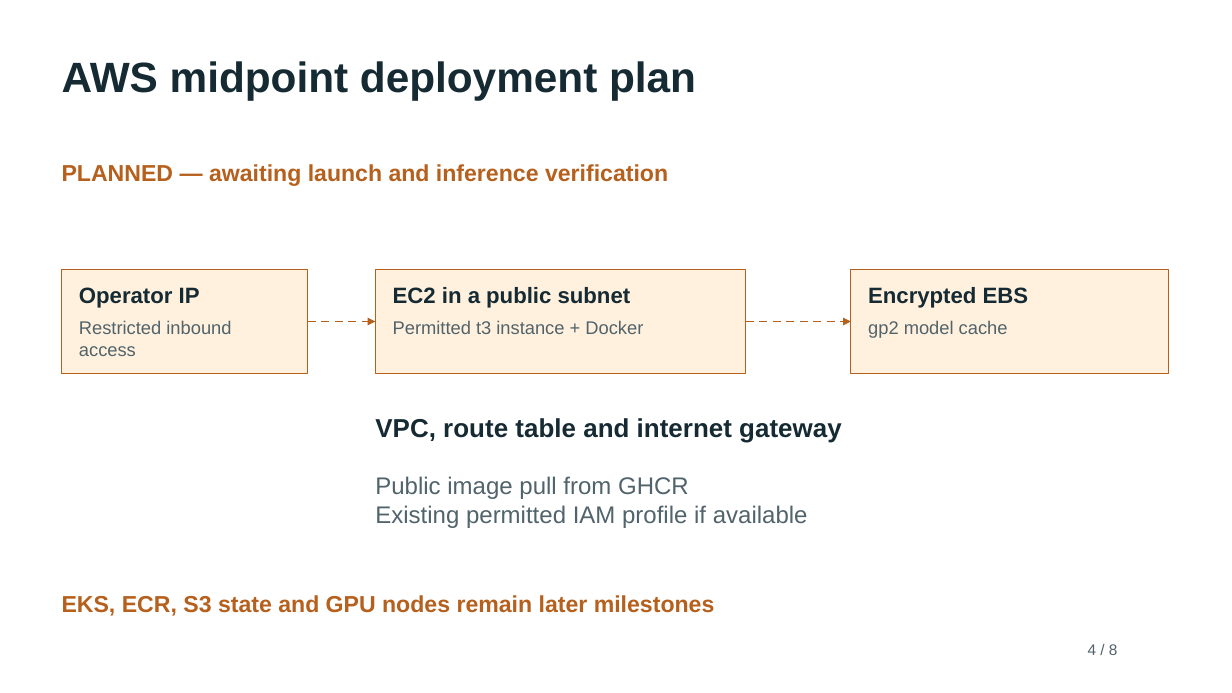
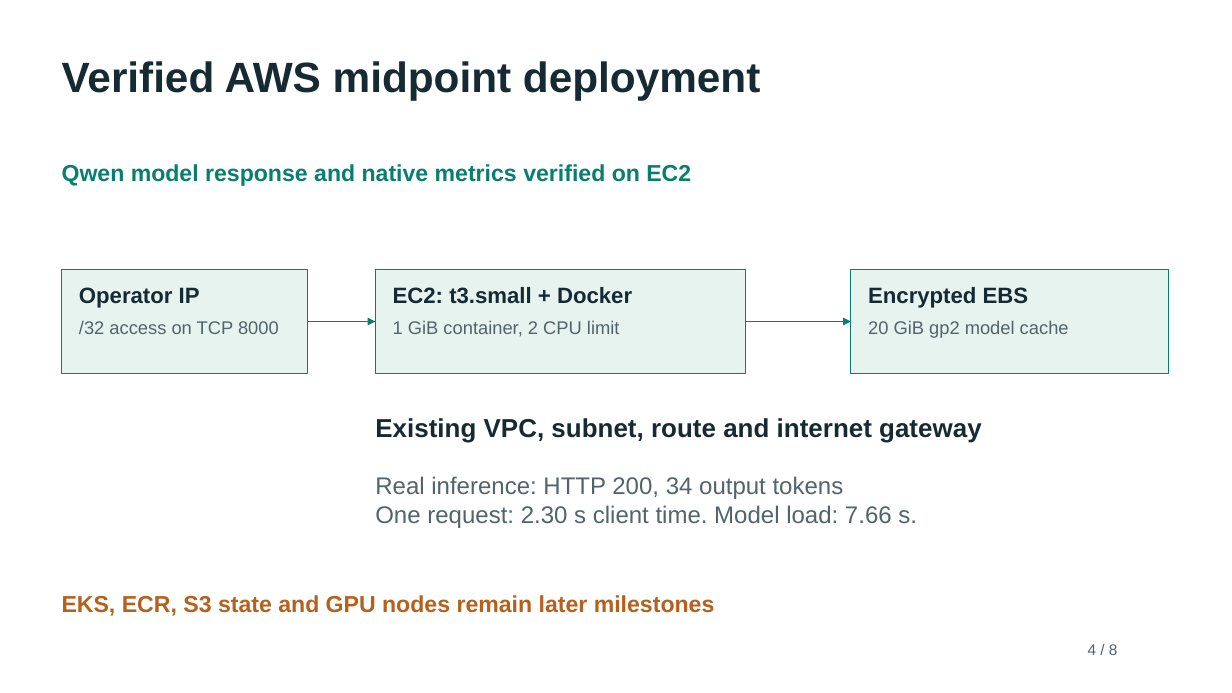
Before and after one commit to johncobio/aiplatform, a slide deck: slide 4 of docs/midpoint/GroupUNKNOWN-aiplatform.pptx. Drawn at 1232x693 pixels with LibreOffice and Linux fonts; fonts in the diff are those of the drawing. Boxes give left, top, right and bottom in pixels: in the first picture for what was removed or moved away, otherwise in the second. Text is boxed around its words. In the diff, an @@ line names an element or a change of style, - is before the commit and + after.

Commit message:
docs: capture verified EC2 demo and midpoint evidence

```diff
--- a/docs/midpoint/GroupUNKNOWN-aiplatform.pptx
+++ b/docs/midpoint/GroupUNKNOWN-aiplatform.pptx
@@ text at box(62, 61, 760, 100): text changed @@
-AWS midpoint deployment plan
+Verified AWS midpoint deployment
@@ text at box(62, 164, 691, 186): text changed; text colour #B6601E to #087E70 @@
-PLANNED — awaiting launch and inference verification
+Qwen model response and native metrics verified on EC2
@@ text at box(393, 287, 632, 304): text changed @@
-EC2 in a public subnet
+EC2: t3.small + Docker
@@ fill #FFF1DE to #E7F3EF; outline #B6601E 0.75 pt to #087E70 0.75 pt in 3 elements at box(62, 270, 309, 373), box(375, 270, 746, 373), box(851, 270, 1169, 373) @@
@@ text at box(79, 321, 279, 334): text changed @@
-Restricted inbound access
+/32 access on TCP 8000
@@ arrow (308, 322) - (375, 322): stroke #B6601E 1.5 pt dashed to #087E70 1.5 pt @@
@@ text at box(393, 320, 620, 336): text changed @@
-Permitted t3 instance + Docker
+1 GiB container, 2 CPU limit
@@ arrow (746, 322) - (851, 322): stroke #B6601E 1.5 pt dashed to #087E70 1.5 pt @@
@@ text at box(868, 320, 1069, 338): text changed @@
-gp2 model cache
+20 GiB gp2 model cache
@@ text at box(375, 418, 982, 443): text changed @@
-VPC, route table and internet gateway
+Existing VPC, subnet, route and internet gateway
@@ text at box(375, 476, 917, 528): text changed @@
-Public image pull from GHCR
-Existing permitted IAM profile if available
+Real inference: HTTP 200, 34 output tokens
+One request: 2.30 s client time. Model load: 7.66 s.
```
Also in this commit, not shown: 2 other slides changed, 13 other files.
